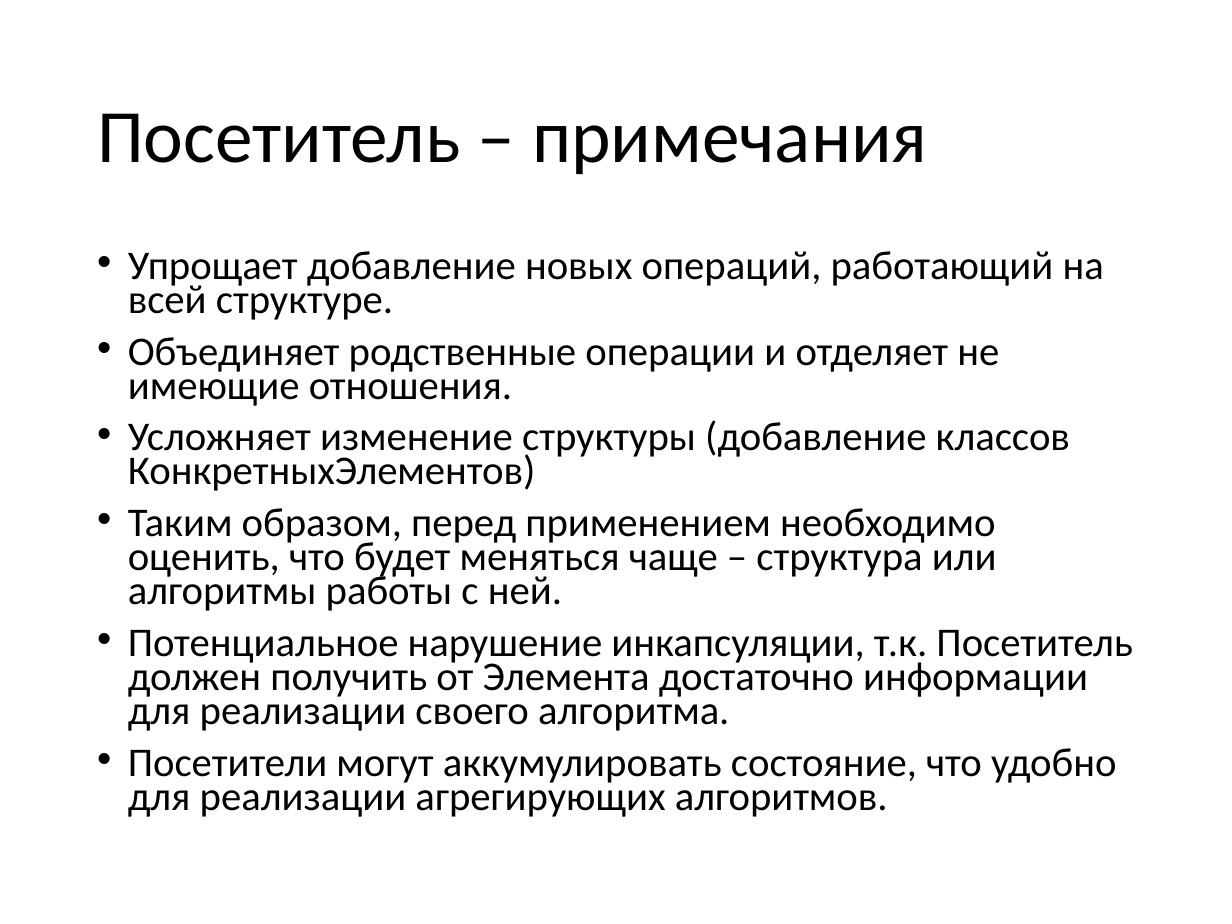
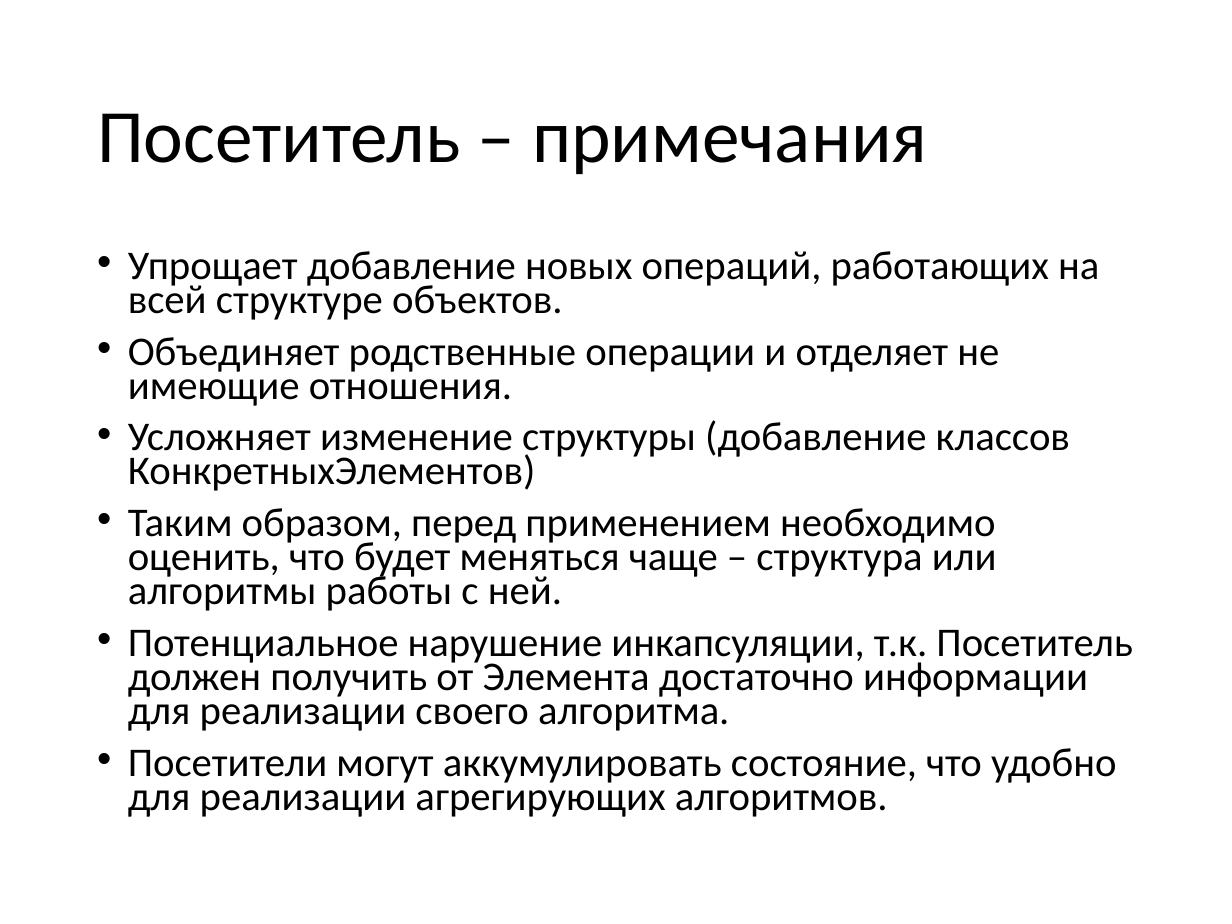
Before and after one commit to pelipas/OOP, a slide deck: slide 92 of Lecture_15_OOP_new.pptx (slide 54 before the commit). Drawn at 1232x924 pixels with LibreOffice and Linux fonts; fonts in the diff are those of the drawing. Boxes give left, top, right and bottom in pixels: in the first picture for what was removed or moved away, otherwise in the second. Text is boxed around its words. In the diff, an @@ line names an element or a change of style, - is before the commit and + after.

```diff
--- a/Lecture_15_OOP_new.pptx
+++ b/Lecture_15_OOP_new.pptx
@@ text at [128,251,1099,320]: text changed @@
-• Упрощает добавление новых операций, работающий на всей структуре.
+• Упрощает добавление новых операций, работающих на всей структуре объектов.
```
Also in this commit, not shown: 5 other slides changed, 38 slides added, 4 other files.
